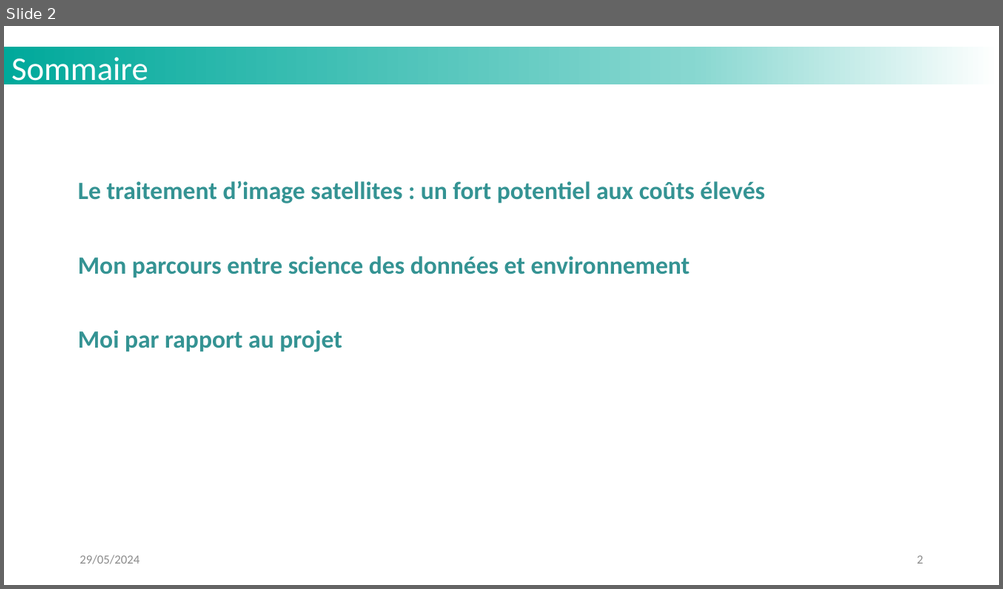
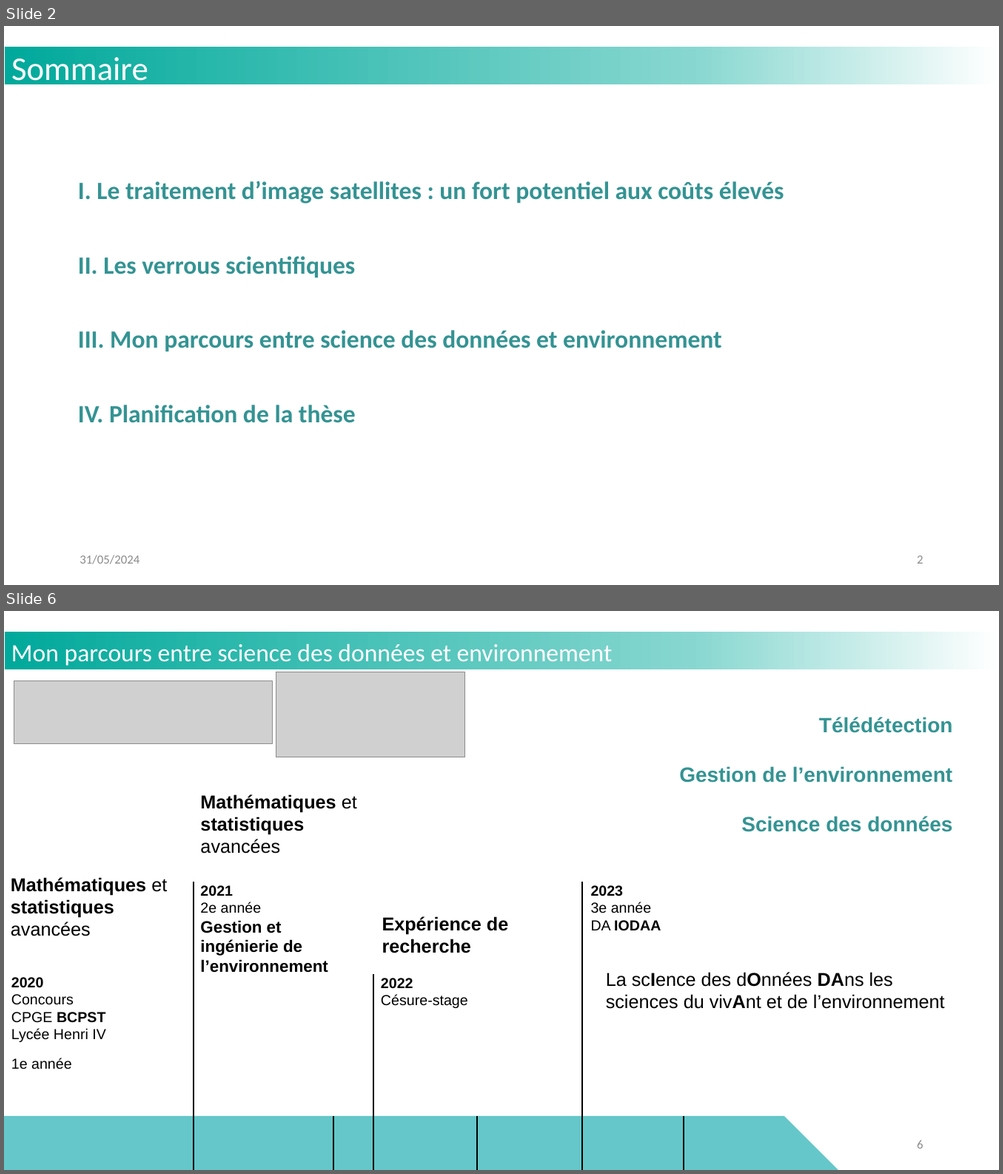
Before and after one commit to MattVerlynde/cahier-labo-stage, a slide deck: static/files_presentation/slides_presentation_these_LISTIC_MVerlynde_2024.pptx. Shown one above the other, each under a label of ours: slide 2 before the commit, slides 2 and 6 after it; the slides between them are not shown. The pictures are 1003x589 and 1003x1174 pixels, drawn with LibreOffice and Linux fonts; fonts in the diff are those of the drawing; grey boxes stand for pictures; background and template pictures are left out. Boxes give left, top, right and bottom in pixels: in the first picture for what was removed or moved away, otherwise in the second. Text is boxed around its words. In the diff, an @@ line names an element or a change of style, - is before the commit and + after.

```diff
--- a/static/files_presentation/slides_presentation_these_LISTIC_MVerlynde_2024.pptx
+++ b/static/files_presentation/slides_presentation_these_LISTIC_MVerlynde_2024.pptx
@@ slide 6 added at bbox=[4, 611, 999, 1170], background #FFFFFF; not listed: 1 template element that a slide beside it also shows @@
@@ text added at bbox=[11, 644, 612, 666], 24 pt, text #FFFFFF @@
+Mon parcours entre science des données et environnement
@@ picture added at bbox=[276, 672, 465, 758] @@
@@ picture added at bbox=[14, 681, 272, 743] @@
@@ text added at bbox=[679, 717, 953, 832], 20 pt, text #349393, bold @@
+Télédétection
+Gestion de l’environnement
+Science des données
@@ text added at bbox=[200, 795, 357, 854], 18 pt, text #000000, bold @@
+Mathématiques et statistiques avancées
@@ text added at bbox=[11, 877, 167, 937], 18 pt, text #000000, bold @@
+Mathématiques et statistiques avancées
@@ line added from (193, 882) to (193, 1170), #000000 1.5 pt @@
@@ text added at bbox=[200, 886, 327, 973], 16 pt, text #000000, bold @@
+2021
+2e année
+Gestion et ingénierie de l’environnement
@@ line added from (582, 882) to (582, 1170), #000000 1.5 pt @@
@@ text added at bbox=[591, 886, 660, 931], 14 pt, text #000000, bold @@
+2023
+3e année
+DA IODAA
@@ text added at bbox=[382, 917, 508, 954], 18 pt, text #000000, bold @@
+Expérience de recherche
@@ text added at bbox=[11, 977, 105, 1042], 14 pt, text #000000 @@
+2020
+Concours
+CPGE BCPST
+Lycée Henri IV
@@ line added from (373, 974) to (373, 1170), #000000 1.5 pt @@
@@ text added at bbox=[381, 978, 468, 1008], 14 pt, text #000000 @@
+2022
+Césure-stage
@@ text added at bbox=[606, 972, 945, 1009], 18 pt, text #000000 @@
+La scIence des dOnnées DAns les sciences du vivAnt et de l’environnement
@@ text added at bbox=[11, 1058, 72, 1070], 14 pt, text #000000 @@
+1e année
@@ pentagon arrow added at bbox=[4, 1116, 839, 1170], fill #65C7C9 @@
@@ line added from (334, 1170) to (334, 1116), #000000 1.5 pt @@
@@ line added from (477, 1116) to (477, 1170), #000000 1.5 pt @@
@@ line added from (683, 1170) to (683, 1116), #000000 1.5 pt @@
@@ page number added at bbox=[916, 1141, 922, 1149], 12 pt, text #8B8B8B @@
+6
@@ slide 2 changed as well @@
@@ text at bbox=[78, 181, 784, 423]: text changed @@
-Le traitement d’image satellites : un fort potentiel aux coûts élevés
-Mon parcours entre science des données et environnement
-Moi par rapport au projet
+I. Le traitement d’image satellites : un fort potentiel aux coûts élevés
+II. Les verrous scientifiques
+III. Mon parcours entre science des données et environnement
+IV. Planification de la thèse
@@ text at bbox=[79, 555, 139, 565]: text changed @@
-29/05/2024
+31/05/2024
```
Also in this commit, not shown: 6 other slides changed, 5 other slides added, 2 slides removed, 3 other files.
